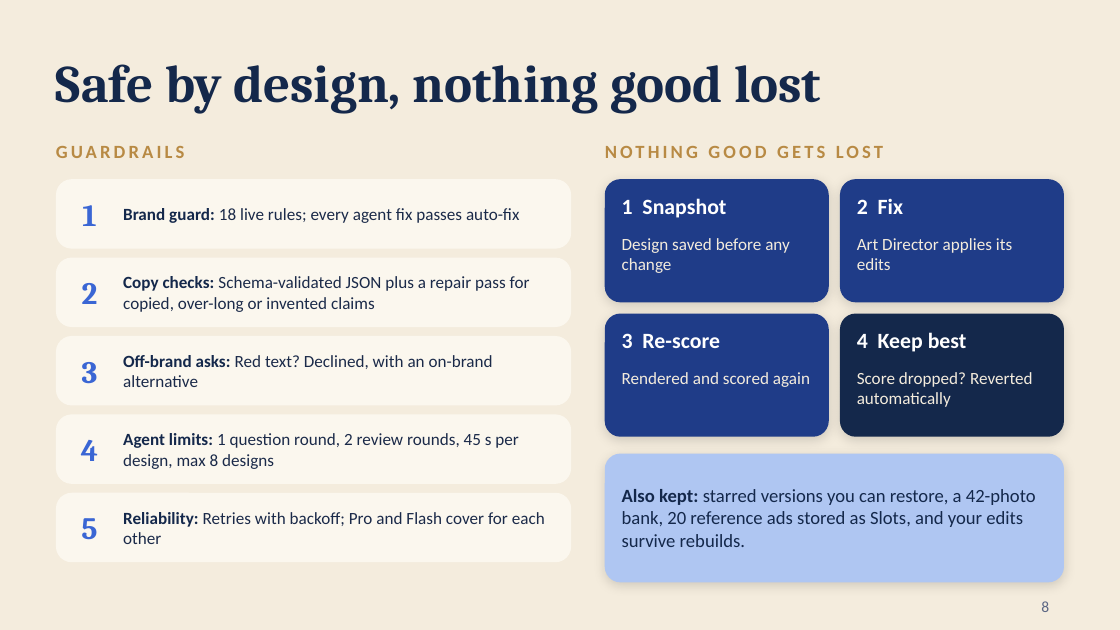
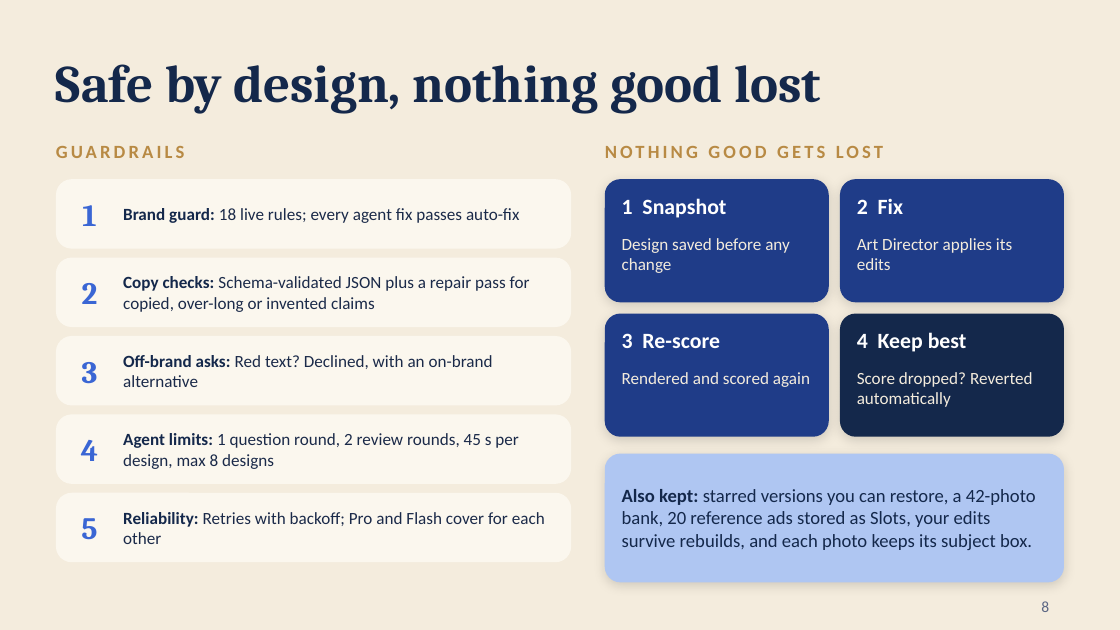
Before and after one commit to sreekarp/crux-ad-editor, a slide deck: slide 8 of docs/Xero-Copilot-Blue-Beige.pptx. Drawn at 1120x630 pixels with LibreOffice and Linux fonts; fonts in the diff are those of the drawing. Boxes give left, top, right and bottom in pixels: in the first picture for what was removed or moved away, otherwise in the second. Text is boxed around its words. In the diff, an @@ line names an element or a change of style, - is before the commit and + after.

```diff
--- a/docs/Xero-Copilot-Blue-Beige.pptx
+++ b/docs/Xero-Copilot-Blue-Beige.pptx
@@ text at bbox=[622, 489, 1036, 550]: text changed @@
-Also kept: starred versions you can restore, a 42-photo bank, 20 reference ads stored as Slots, and your edits survive rebuilds.
+Also kept: starred versions you can restore, a 42-photo bank, 20 reference ads stored as Slots, your edits survive rebuilds, and each photo keeps its subject box.
```
Also in this commit, not shown: 4 other slides changed, 1 slide added, 3 other files.
